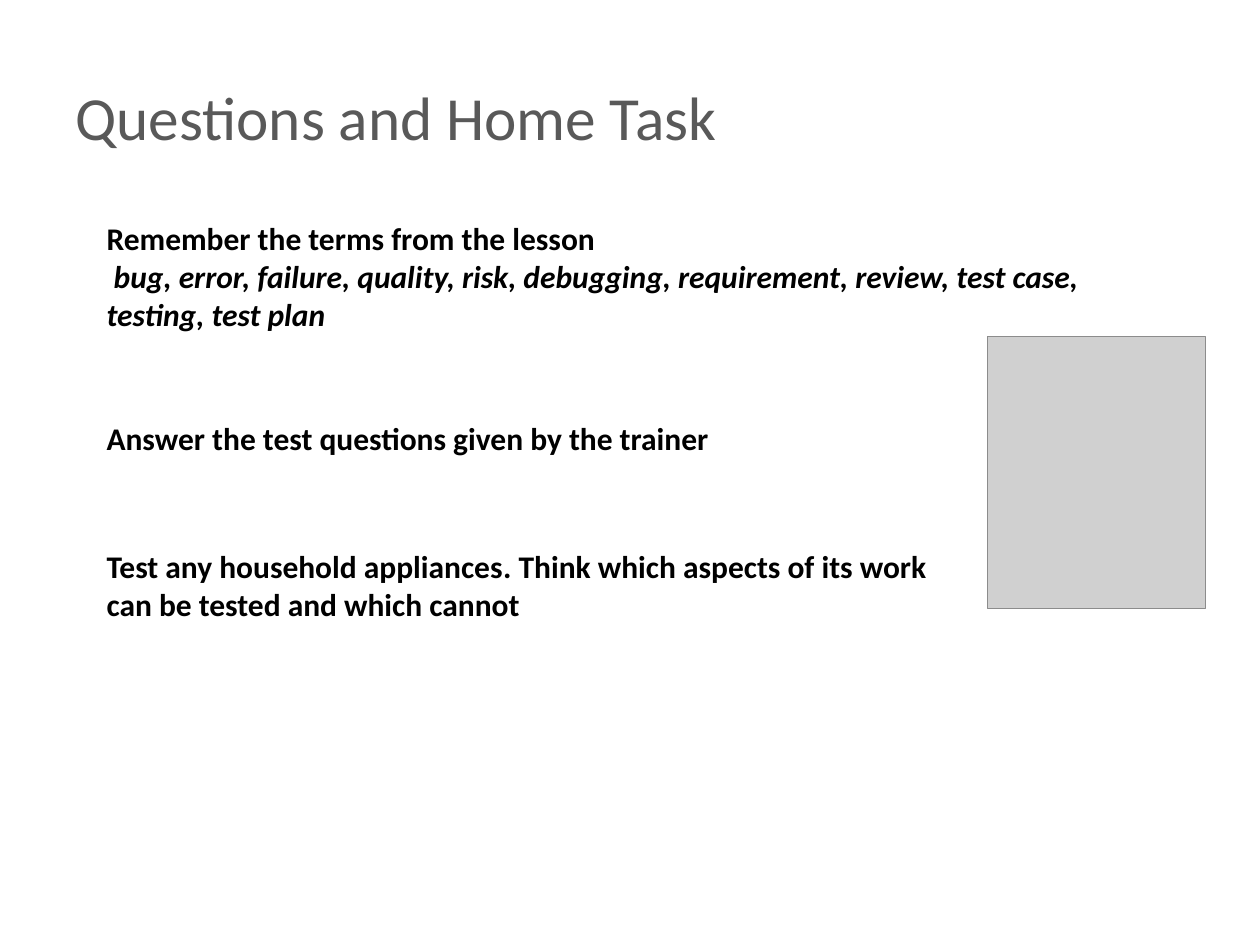
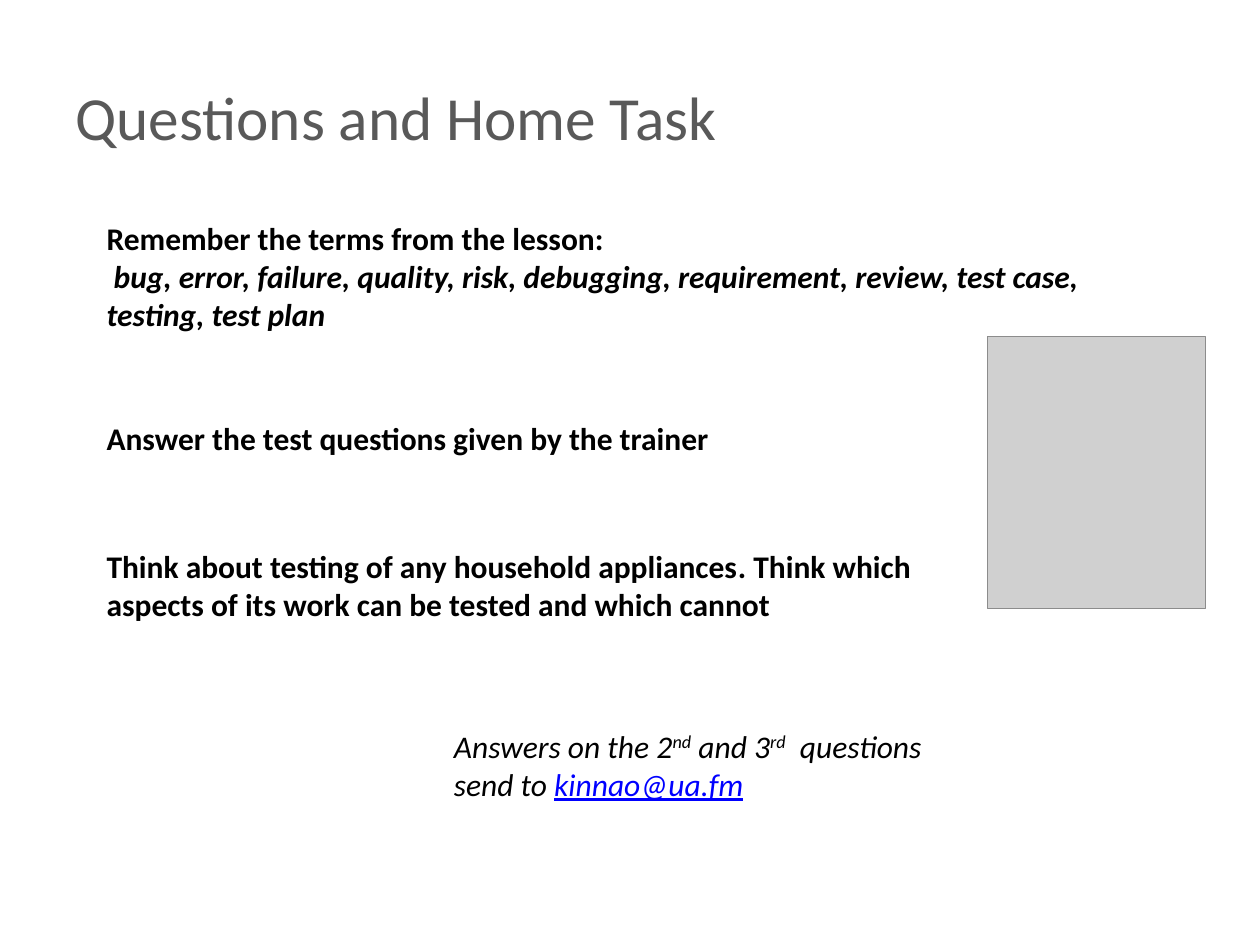
Before and after one commit to BigRacer/swtesting, a slide deck: slide 21 of inna/Занятие 1.pptx. Drawn at 1260x945 pixels with LibreOffice and Linux fonts; fonts in the diff are those of the drawing; grey boxes stand for pictures; background and template pictures are left out. Boxes give left, top, right and bottom in pixels: in the first picture for what was removed or moved away, otherwise in the second. Text is boxed around its words. In the diff, an @@ line names an element or a change of style, - is before the commit and + after.

```diff
--- a/inna/Занятие 1.pptx
+++ b/inna/Занятие 1.pptx
@@ text at [107, 228, 603, 251]: text changed @@
-Remember the terms from the lesson
+Remember the terms from the lesson:
@@ text at [107, 556, 911, 621]: text changed @@
-Test any household appliances. Think which aspects of its work can be tested and which cannot
+Think about testing of any household appliances. Think which aspects of its work can be tested and which cannot
@@ text added at [454, 736, 921, 801], 18 pt, text #000000, italic @@
+Answers on the 2nd and 3rd questions send to kinnao@ua.fm
```
Also in this commit, not shown: 2 other files.
